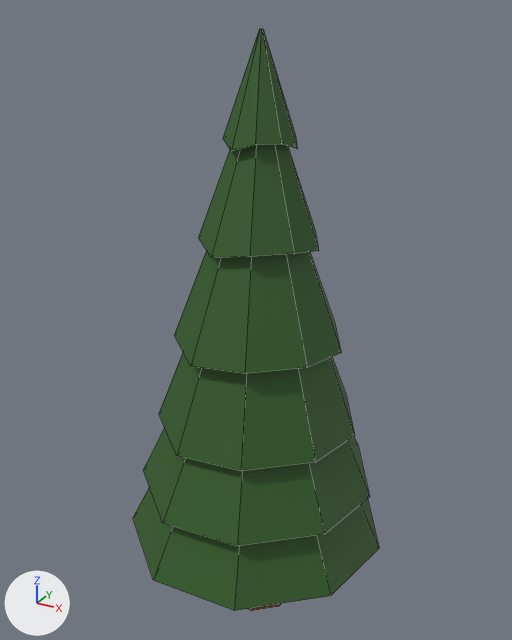
What one commit did to the OBJ model app/src/main/assets/models/tree/lowpolytree.obj.
Both versions are drawn from a 50 mm camera at (2.609, -4.825, 3.361) aimed at (-0.081, 0.067, 0.915). Every picture has the same lights, and +X, +Y and +Z are marked at lower left. Mesh edges are drawn as thin lines. Where no turn or scale is listed for an object, it has been applied to the vertices.
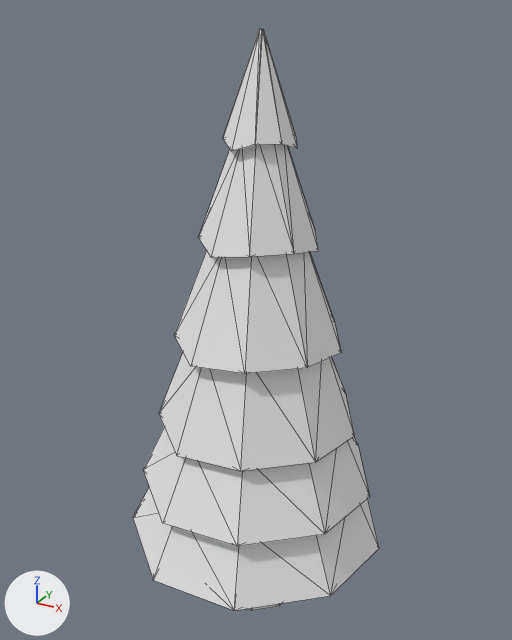
The newer file is also turned or shifted as a whole; pictures and numbers use the older file's frame.

Where the change shows, as pixel boxes (x1, y1, x2, y2) in the pictures (512 x 640 px):
'Cylinder', recoloured (green to white): (133, 29, 379, 611) in both

The edits, one by one:
Material 'Leaves' (mat_leaves) changes colour from dark green #305c24 to white #e7e7e7; in linear values from (0.0299, 0.106, 0.0177) to (0.8, 0.8, 0.8).
